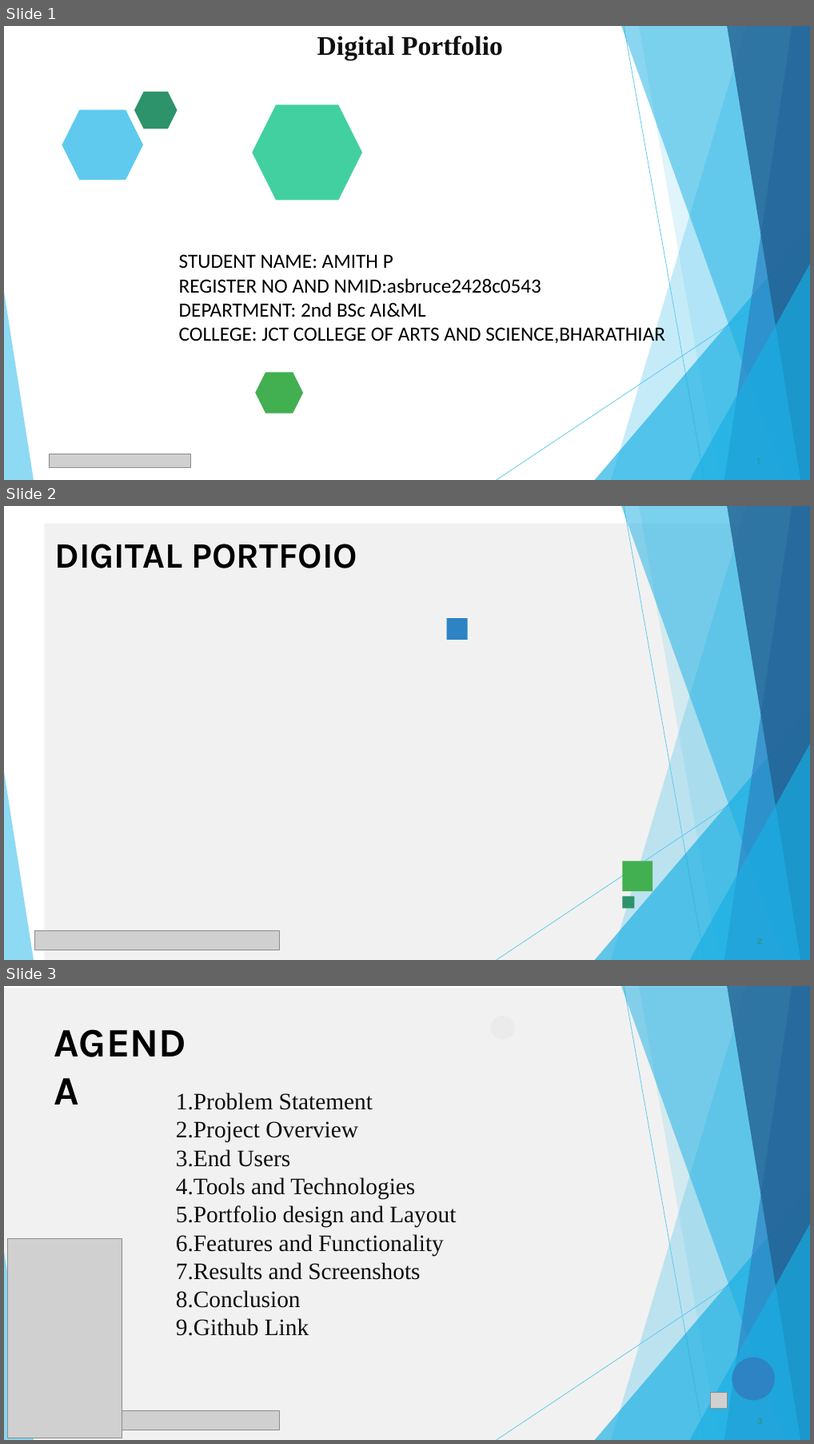
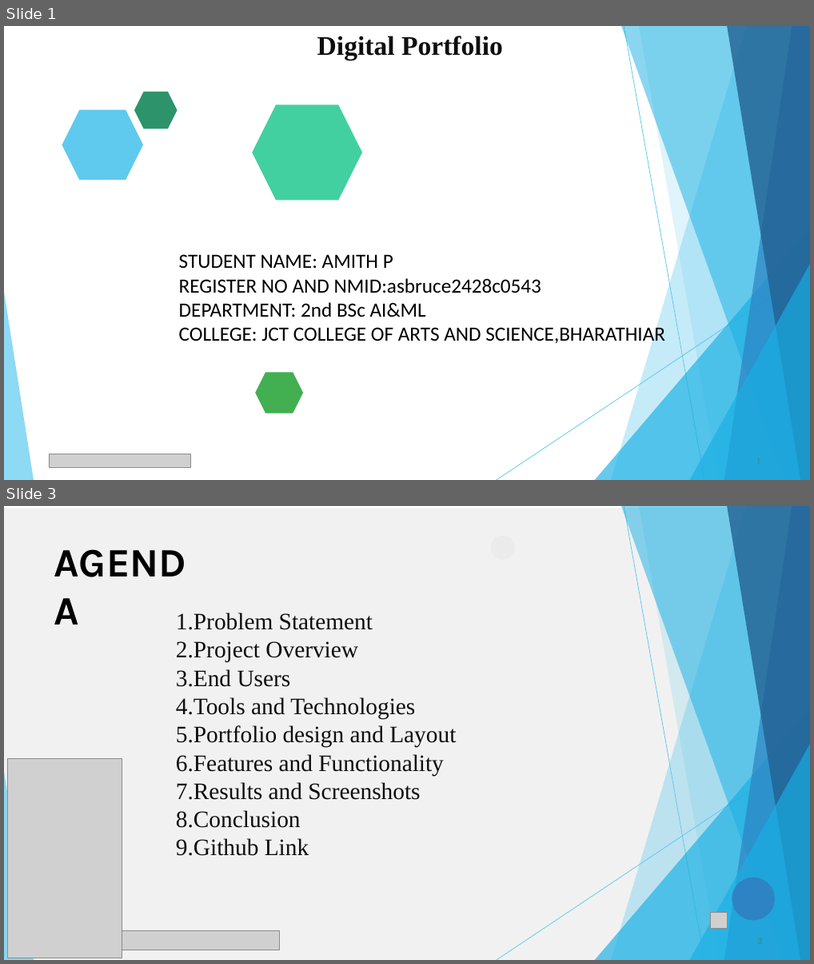
Before and after one commit to amithachu101-eng/nm, a slide deck: PPT FWD TNSDC 2025 (2) amith.pptx. Shown one above the other, each under a label of ours: slides 1, 2 and 3 before the commit, slides 1 and 3 after it; the slides between them are not shown. The pictures are 814x1444 and 814x964 pixels, drawn with LibreOffice and Linux fonts; fonts in the diff are those of the drawing; grey boxes stand for pictures. Boxes give left, top, right and bottom in pixels: in the first picture for what was removed or moved away, otherwise in the second. Text is boxed around its words. In the diff, an @@ line names an element or a change of style, - is before the commit and + after.

```diff
--- a/PPT FWD TNSDC 2025 (2) amith.pptx
+++ b/PPT FWD TNSDC 2025 (2) amith.pptx
@@ slide 2 removed at (4, 506, 810, 960), background #FFFFFF @@
@@ freeform shape removed at (45, 524, 810, 960) @@
@@ title removed at (54, 544, 358, 568) @@
-DIGITAL PORTFOIO
@@ freeform shape removed at (447, 618, 467, 639) @@
@@ group removed at (497, 506, 810, 960): 9 freeform shapes @@
@@ freeform shape removed at (4, 772, 34, 960) @@
@@ freeform shape removed at (623, 860, 653, 891) @@
@@ freeform shape removed at (623, 896, 635, 908) @@
@@ picture removed at (35, 930, 280, 949) @@
```
Also in this commit, not shown: 3 slides changed, 1 slide added.
